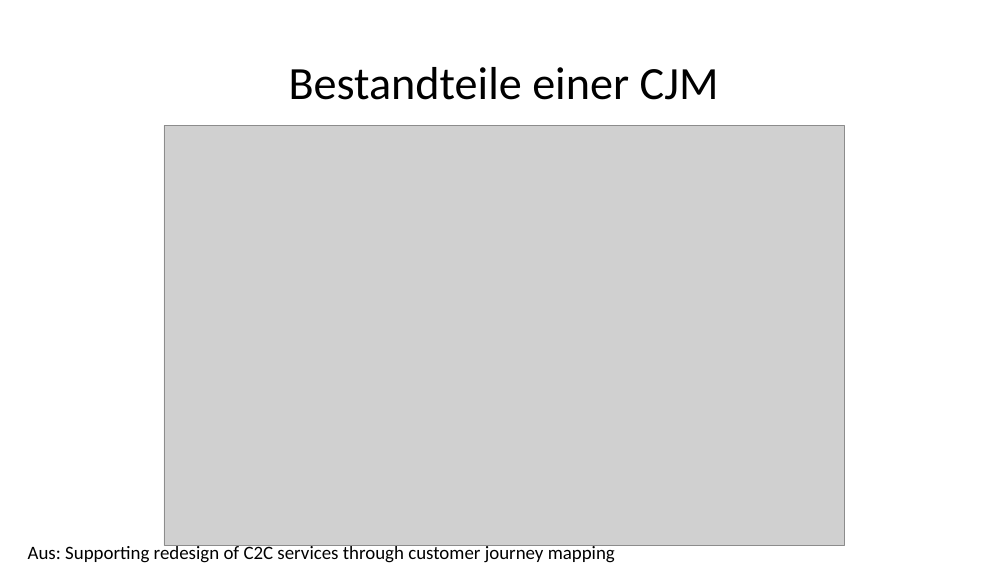
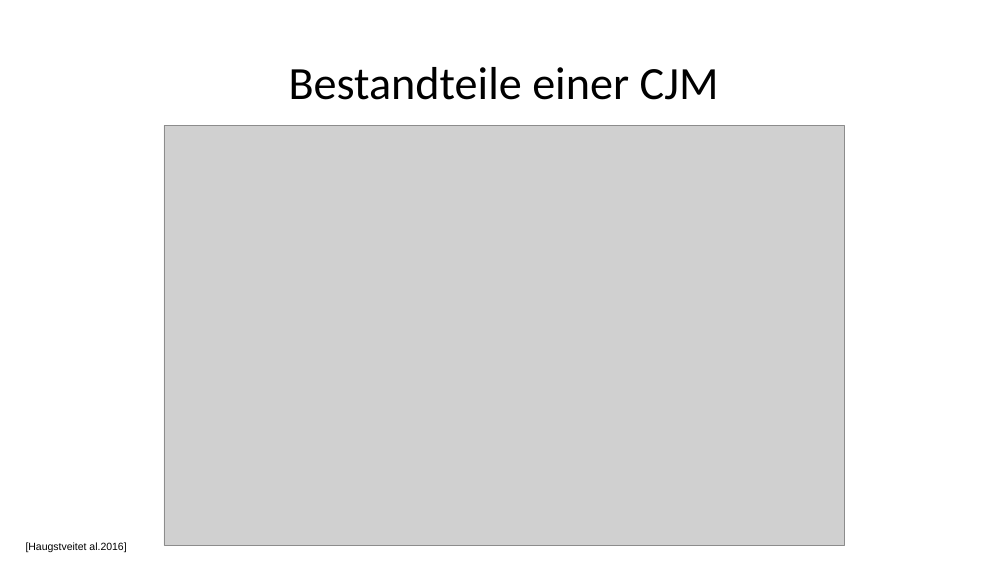
Before and after one commit to TimBoeckel/HCI-Sem-JourneyMaps, a slide deck: slide 5 of Praesentation/Präsentation_Tim.pptx (slide 6 before the commit). Drawn at 1008x567 pixels with LibreOffice and Linux fonts; fonts in the diff are those of the drawing; grey boxes stand for pictures. Boxes give left, top, right and bottom in pixels: in the first picture for what was removed or moved away, otherwise in the second. Text is boxed around its words. In the diff, an @@ line names an element or a change of style, - is before the commit and + after.

```diff
--- a/Praesentation/Präsentation_Tim.pptx
+++ b/Praesentation/Präsentation_Tim.pptx
@@ text at (26, 542, 126, 553): text changed; size 18 to 10 pt; font Calibri to Arial @@
-Aus: Supporting redesign of C2C services through customer journey mapping
+[Haugstveitet al.2016]
```
Also in this commit, not shown: 7 other slides changed, 6 slides added, 1 slide removed.
